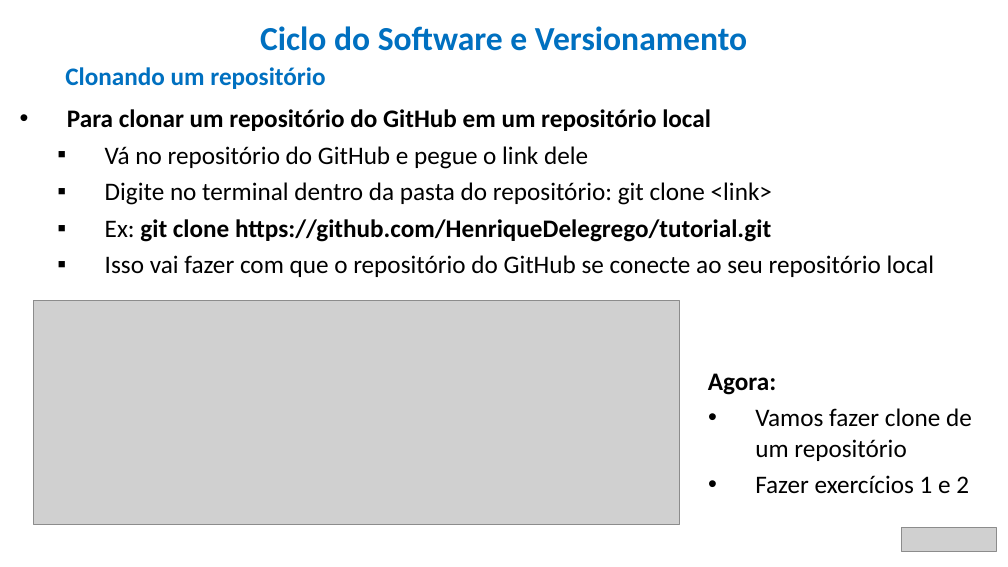
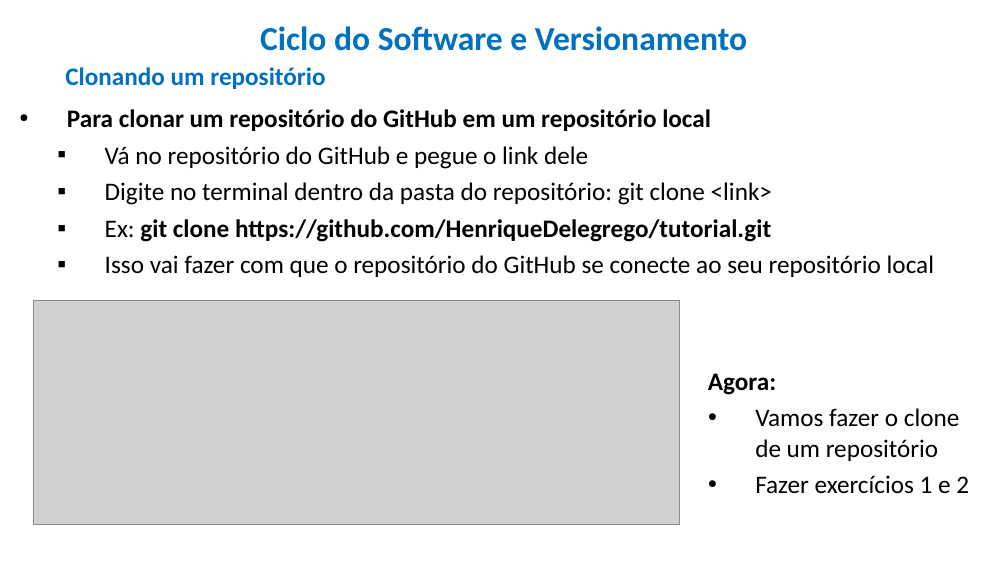
Before and after one commit to HenriqueDelegrego/ciclo-do-software-e-versionamento, a slide deck: slide 19 of 1) Ciclo do Software e Versionamento.pptx. Drawn at 1008x567 pixels with LibreOffice and Linux fonts; fonts in the diff are those of the drawing; grey boxes stand for pictures. Boxes give left, top, right and bottom in pixels: in the first picture for what was removed or moved away, otherwise in the second. Text is boxed around its words. In the diff, an @@ line names an element or a change of style, - is before the commit and + after.

```diff
--- a/1) Ciclo do Software e Versionamento.pptx
+++ b/1) Ciclo do Software e Versionamento.pptx
@@ text at (755,408,959,461): text changed @@
-  • Vamos fazer clone de um repositório
+  • Vamos fazer o clone de um repositório
@@ picture removed at (901,527,997,551) @@
```
Also in this commit, not shown: 24 other slides changed, 1 slide added.
